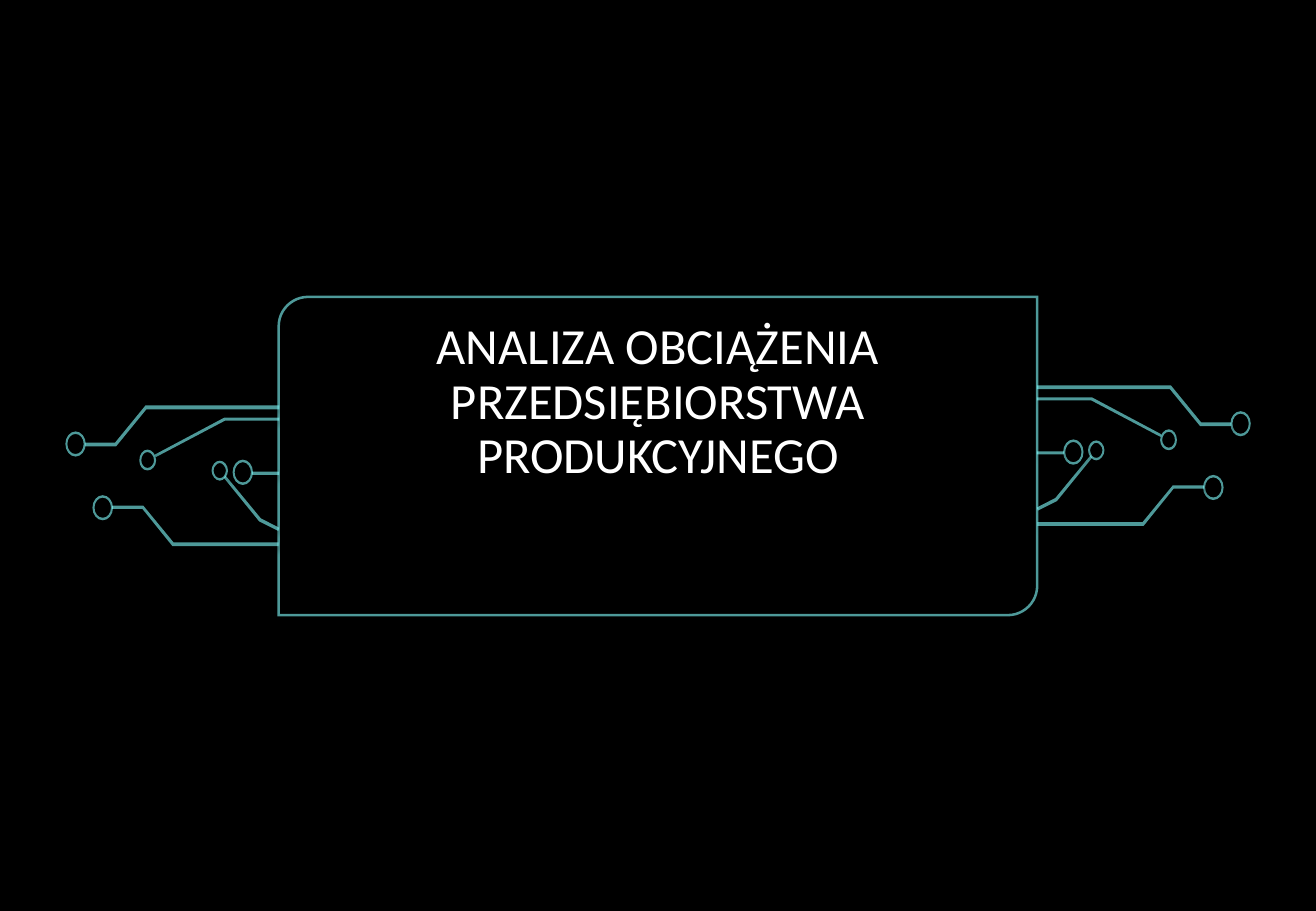
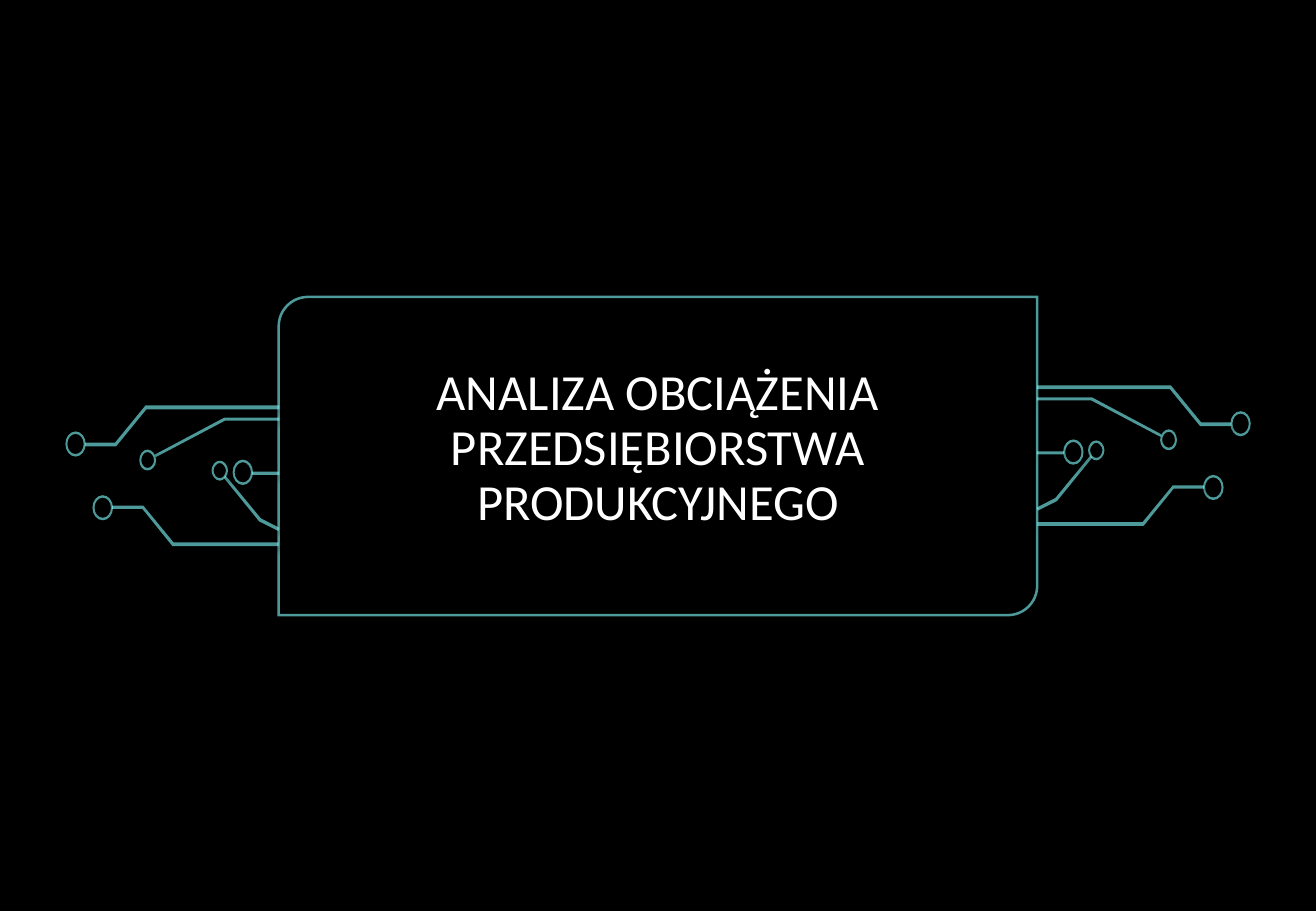
Before and after one commit to wszczawinski/DS_final_project, a slide deck: slide 1 of Analiza obciążenia przedsiębiorstwa produkcyjnego.pptx. Drawn at 1316x911 pixels with LibreOffice and Linux fonts; fonts in the diff are those of the drawing; background and template pictures are left out. Boxes give left, top, right and bottom in pixels: in the first picture for what was removed or moved away, otherwise in the second. Text is boxed around its words. In the diff, an @@ line names an element or a change of style, - is before the commit and + after.

```diff
--- a/Analiza obciążenia przedsiębiorstwa produkcyjnego.pptx
+++ b/Analiza obciążenia przedsiębiorstwa produkcyjnego.pptx
@@ title "ANALIZA OBCIĄŻENIA PRZEDSIĘBIORSTWA PRODUKCYJNEGO": place and size @@
-title "ANALIZA OBCIĄŻENIA PRZEDSIĘBIORSTWA PRODUKCYJNEGO" at (437, 322, 879, 474)
+title "ANALIZA OBCIĄŻENIA PRZEDSIĘBIORSTWA PRODUKCYJNEGO" at (437, 369, 879, 521)
```
Also in this commit, not shown: 3 other slides changed, 9 slides added, 1 slide removed.
